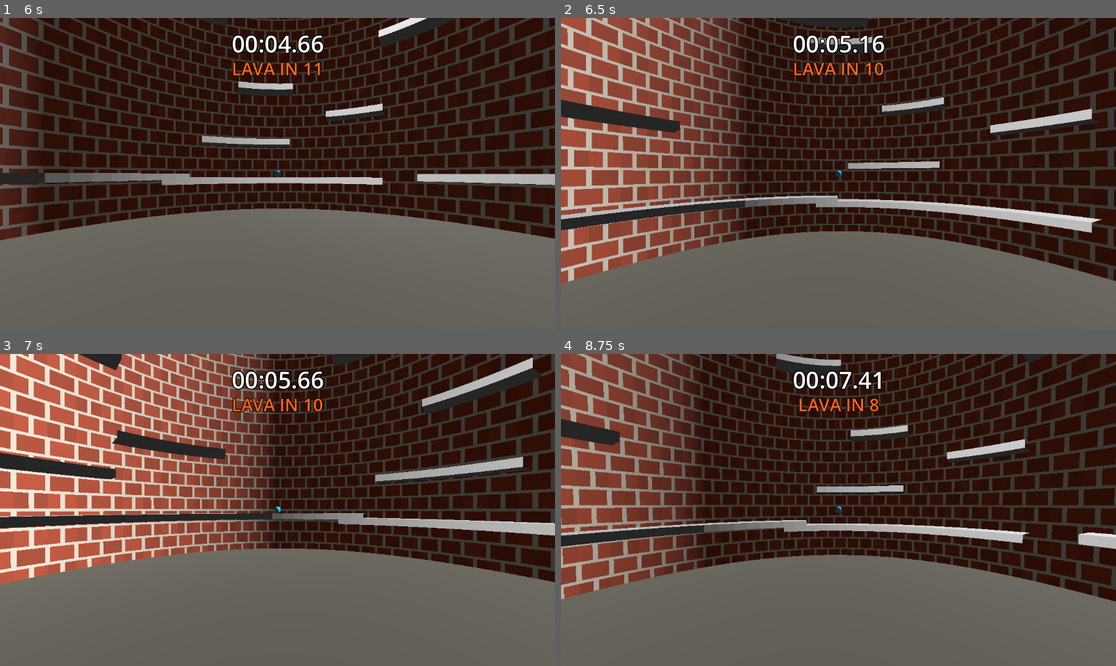
Above: before the commit, frames 1-4 (two rows, left to right).
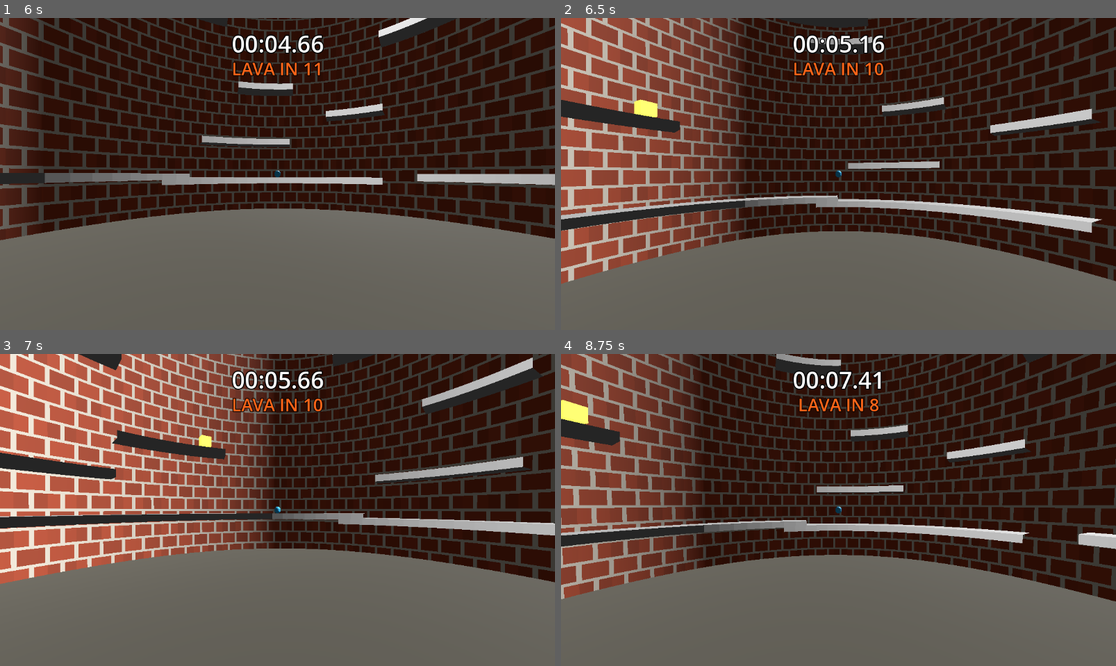
Above: after the commit, the same moments.

Repository: OngYean/menara-io
Game: Godot game, scene res://scenes/main_menu.tscn
Two runs of this game, one before a commit and one after it. Both use one fixed random seed, a clock stepped at 60 frames per second and the inputs below.
Inputs (mouse positions are in pixels of both pictures, inside the frame that each line leads up to):
- Up to frame 1 (6 s): click (288, 174) at 0.52 s; type "Alex" at 0.6 s; click "Singleplayer" at 1.25 s; tap Enter at 2 s; hold D (p1_move_right) 2.03-2.78 s; tap S (p1_fall) every 0.75 s from 2.1 to 5.85 s; tap W (p1_jump) at 2.27, 3.02, 4.52, 5.27 s; hold A (p1_move_left) 2.78-3.53 s; hold D (p1_move_right) 3.53-5.03 s; hold A (p1_move_left) from 5.03 s (still down)
- Up to frame 2 (6.5 s): keep holding A (p1_move_left); tap W (p1_jump) at 6.02 s
- Up to frame 3 (7 s): keep holding A (p1_move_left); tap S (p1_fall) at 6.6 s
- Up to frame 4 (8.75 s): release A (p1_move_left) at 7.28 s; hold D (p1_move_right) from 7.28 s (still down); tap S (p1_fall) at 7.35, 8.1 s; tap W (p1_jump) at 7.52, 8.27 s

Frame 1 is identical in both runs. In frame 2, 0.2% of the frame differs, in the area x 13-18%, y 26-32%; in frame 3, less than 0.1%; in frame 4, 0.3%, in the area x 0-6%, y 14-23%.

Commit message:
feat: implement powerup system with base class, pickup logic, and procedural spawning on platforms

Diff:
--- a/scripts/platform_generator.gd
+++ b/scripts/platform_generator.gd
@@ -153,6 +153,43 @@
 	collision_shape.shape = convex_shape
 	platform_root.add_child(collision_shape)
 
+	if randf() < 0.1:
+		_spawn_powerup_on_platform(platform_root, inner_radius, tower_radius, spin_radians)
+
+func _spawn_powerup_on_platform(platform: StaticBody3D, inner_r: float, outer_r: float, spin: float) -> void:
+	var area := Area3D.new()
+	area.set_script(preload("res://scripts/powerups/powerup_pickup.gd"))
+
+	var mesh_inst := MeshInstance3D.new()
+	var box := BoxMesh.new()
+	box.size = Vector3(1.5, 1.5, 1.5)
+
+	var mat := StandardMaterial3D.new()
+	mat.albedo_color = Color(1.0, 0.8, 0.2) # Golden
+	mat.emission_enabled = true
+	mat.emission = Color(1.0, 0.8, 0.2)
+	mat.emission_energy_multiplier = 2.0
+	box.surface_set_material(0, mat)
+
+	mesh_inst.mesh = box
+	area.add_child(mesh_inst)
+
+	var col := CollisionShape3D.new()
+	var shape := BoxShape3D.new()
+	shape.size = Vector3(1.5, 1.5, 1.5)
+	col.shape = shape
+	area.add_child(col)
+
+	# Position at inner_r to match the player's movement radius (27.0)
+	var random_angle = randf_range(-spin * 0.4, spin * 0.4)
+	var px = inner_r * cos(random_angle)
+	var pz = inner_r * sin(random_angle)
+
+	area.position = Vector3(px, platform_thickness + 0.75, pz)
+	platform.add_child(area)
+
+	area.setup(PowerupManager.get_random_powerup())
+
 ## -------------------------------------------------------------------------
 ## Mesh helpers (unchanged)
 ## -------------------------------------------------------------------------
--- a/scripts/player.gd
+++ b/scripts/player.gd
@@ -30,9 +30,14 @@
 	_ensure_input_actions()
 
 var _knockback: Vector3 = Vector3.ZERO
+var inventory: Array[GDScript] = []
 
 func apply_knockback(force: Vector3) -> void:
 	_knockback += force
+
+func pickup_powerup(powerup_script: GDScript) -> void:
+	inventory.append(powerup_script)
+	print("Picked up powerup! Inventory size: ", inventory.size())
 
 func _physics_process(delta: float) -> void:
 	if not is_on_floor():
--- /dev/null
+++ b/scripts/powerups/powerup_base.gd
@@ -0,0 +1,15 @@
+class_name PowerupBase extends RefCounted
+
+enum Category {
+	COMMON,
+	DUO_ONLY
+}
+
+func get_category() -> Category:
+	return Category.COMMON
+
+func get_powerup_name() -> String:
+	return "BASE POWERUP"
+
+func activate(player: CharacterBody3D) -> void:
+	pass
--- /dev/null
+++ b/scripts/powerups/powerup_manager.gd
@@ -0,0 +1,24 @@
+class_name PowerupManager extends RefCounted
+
+static var common_powerups: Array[GDScript] = []
+static var duo_powerups: Array[GDScript] = []
+static var is_duo_mode: bool = false
+
+static func register_powerup(script: GDScript) -> void:
+	var inst = script.new()
+	if inst.has_method("get_category"):
+		var cat = inst.get_category()
+		if cat == PowerupBase.Category.COMMON:
+			common_powerups.append(script)
+		elif cat == PowerupBase.Category.DUO_ONLY:
+			duo_powerups.append(script)
+
+static func get_random_powerup() -> GDScript:
+	var pool = common_powerups.duplicate()
+	if is_duo_mode:
+		pool.append_array(duo_powerups)
+
+	if pool.is_empty():
+		return preload("res://scripts/powerups/powerup_base.gd")
+
+	return pool.pick_random()
--- /dev/null
+++ b/scripts/powerups/powerup_pickup.gd
@@ -0,0 +1,16 @@
+extends Area3D
+class_name PowerupPickup
+
+var powerup_script: GDScript
+
+func _ready() -> void:
+	body_entered.connect(_on_body_entered)
+
+func setup(script: GDScript) -> void:
+	powerup_script = script
+
+func _on_body_entered(body: Node) -> void:
+	if body.has_method("pickup_powerup"):
+		if powerup_script:
+			body.pickup_powerup(powerup_script)
+		queue_free()
Binary file added: assets/favicon.png
Not shown, added: assets/favicon.png.import
Binary file added: assets/powerup_doublejump.png
Not shown, added: assets/powerup_doublejump.png.import
Binary file added: assets/powerup_flashbang.png
Not shown, added: assets/powerup_flashbang.png.import
Binary file added: assets/powerup_fly.png
Not shown, added: assets/powerup_fly.png.import
Not shown, added: scripts/powerups/powerup_base.gd.uid
Not shown, added: scripts/powerups/powerup_manager.gd.uid
Not shown, added: scripts/powerups/powerup_pickup.gd.uid
